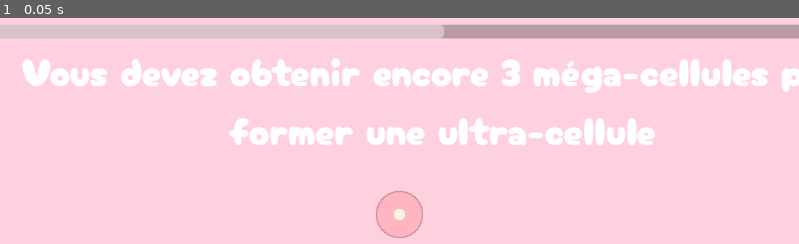
Above: before the commit, frame 1.
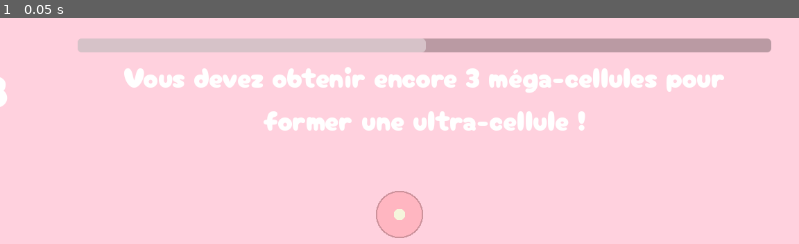
Above: after the commit, the same moment.

Repository: JungoQuentin/Doom2
Game: Godot game, scene res://main.tscn
The game is run twice, just before and just after one commit, with the same random seed, the same clock (stepped at 60 frames per second) and the same inputs.
Inputs:
- Up to frame 1 (0.05 s): no input

The runs differ from the first frame. In frame 1, 19% of the frame differs, in the area x 0-100%, y 3-57%.

Commit message:
feat: clean ui

Diff:
--- /dev/null
+++ b/assets/img/reset-svgrepo-com-click.svg
@@ -0,0 +1,5 @@
+<svg viewBox="0 0 21 21" xmlns="http://www.w3.org/2000/svg" fill="#e2e3e6" stroke="#e2e3e6" stroke-width="1.6800000000000002">
+
+<g id="SVGRepo_bgCarrier" stroke-width="0"></g>
+<g id="SVGRepo_tracerCarrier" stroke-linecap="round" stroke-linejoin="round"></g>
+<g id="SVGRepo_iconCarrier"> <g fill="none" fill-rule="evenodd" stroke="#e2e3e6" stroke-linecap="round" stroke-linejoin="round" transform="matrix(0 1 1 0 2.5 2.5)"> <path d="m3.98652376 1.07807068c-2.38377179 1.38514556-3.98652376 3.96636605-3.98652376 6.92192932 0 4.418278 3.581722 8 8 8s8-3.581722 8-8-3.581722-8-8-8"></path> <path d="m4 1v4h-4" transform="matrix(1 0 0 -1 0 6)"></path> </g> </g></svg>
--- /dev/null
+++ b/assets/img/reset-svgrepo-com-hover.svg
@@ -0,0 +1,5 @@
+<svg viewBox="0 0 21 21" xmlns="http://www.w3.org/2000/svg" fill="#f6f6f9" stroke="#f6f6f9" stroke-width="1.6800000000000002">
+
+<g id="SVGRepo_bgCarrier" stroke-width="0"></g>
+<g id="SVGRepo_tracerCarrier" stroke-linecap="round" stroke-linejoin="round"></g>
+<g id="SVGRepo_iconCarrier"> <g fill="none" fill-rule="evenodd" stroke="#f6f6f9" stroke-linecap="round" stroke-linejoin="round" transform="matrix(0 1 1 0 2.5 2.5)"> <path d="m3.98652376 1.07807068c-2.38377179 1.38514556-3.98652376 3.96636605-3.98652376 6.92192932 0 4.418278 3.581722 8 8 8s8-3.581722 8-8-3.581722-8-8-8"></path> <path d="m4 1v4h-4" transform="matrix(1 0 0 -1 0 6)"></path> </g> </g></svg>
--- /dev/null
+++ b/assets/img/reset-svgrepo-com.svg
@@ -0,0 +1 @@
+<svg viewBox="0 0 21 21" xmlns="http://www.w3.org/2000/svg" fill="#ffffff" stroke="#ffffff" stroke-width="1.6800000000000002"><g id="SVGRepo_bgCarrier" stroke-width="0"></g><g id="SVGRepo_tracerCarrier" stroke-linecap="round" stroke-linejoin="round"></g><g id="SVGRepo_iconCarrier"> <g fill="none" fill-rule="evenodd" stroke="#FFFFFF" stroke-linecap="round" stroke-linejoin="round" transform="matrix(0 1 1 0 2.5 2.5)"> <path d="m3.98652376 1.07807068c-2.38377179 1.38514556-3.98652376 3.96636605-3.98652376 6.92192932 0 4.418278 3.581722 8 8 8s8-3.581722 8-8-3.581722-8-8-8"></path> <path d="m4 1v4h-4" transform="matrix(1 0 0 -1 0 6)"></path> </g> </g></svg>
--- a/main.tscn
+++ b/main.tscn
@@ -1,63 +1,65 @@
-[gd_scene load_steps=5 format=3 uid="uid://dhj1rjgqrc2gj"]
+[gd_scene load_steps=6 format=3 uid="uid://dhj1rjgqrc2gj"]
 
 [ext_resource type="PackedScene" uid="uid://bvot1qpsbbms6" path="res://node_2d.tscn" id="1_ig7tw"]
 [ext_resource type="FontFile" uid="uid://c2evp0lb2lg4v" path="res://assets/fonts/CherryBombOne-Regular.ttf" id="2_0xm2m"]
+[ext_resource type="Texture2D" uid="uid://cchx8b0jtunqm" path="res://assets/img/reset-svgrepo-com.svg" id="3_h2yge"]
+[ext_resource type="Texture2D" uid="uid://dfu821w7yg3yu" path="res://assets/img/reset-svgrepo-com-hover.svg" id="4_1bvp3"]
+[ext_resource type="Texture2D" uid="uid://dwlxksh3ja74w" path="res://assets/img/reset-svgrepo-com-click.svg" id="4_lquwl"]
 
-[node name="Node2D" type="Node2D"]
+[node name="Main" type="Node2D"]
 
-[node name="Node2D" parent="." instance=ExtResource("1_ig7tw")]
+[node name="Game" parent="." instance=ExtResource("1_ig7tw")]
 
-[node name="CanvasLayer" type="CanvasLayer" parent="."]
+[node name="UI" type="CanvasLayer" parent="."]
 
-[node name="MarginContainer" type="MarginContainer" parent="CanvasLayer"]
+[node name="TopBar" type="HBoxContainer" parent="UI"]
 anchors_preset = 10
 anchor_right = 1.0
-offset_bottom = 313.0
+offset_top = 70.0
+offset_bottom = 215.0
 grow_horizontal = 2
-theme_override_constants/margin_left = 50
-theme_override_constants/margin_top = 50
-theme_override_constants/margin_right = 50
-
-[node name="HBoxContainer" type="HBoxContainer" parent="CanvasLayer/MarginContainer"]
-layout_mode = 2
-theme_override_constants/separation = 200
+size_flags_vertical = 0
+theme_override_constants/separation = 100
 alignment = 1
 
-[node name="CenterContainer2" type="MarginContainer" parent="CanvasLayer/MarginContainer/HBoxContainer"]
+[node name="C1" type="MarginContainer" parent="UI/TopBar"]
 layout_mode = 2
-size_flags_horizontal = 3
 
-[node name="TotalCells" type="Label" parent="CanvasLayer/MarginContainer/HBoxContainer/CenterContainer2"]
+[node name="TotalCells" type="Label" parent="UI/TopBar/C1"]
 layout_mode = 2
-size_flags_horizontal = 3
 theme_override_fonts/font = ExtResource("2_0xm2m")
-theme_override_font_sizes/font_size = 72
+theme_override_font_sizes/font_size = 64
 text = "2048"
+horizontal_alignment = 1
 
-[node name="VBoxContainer" type="VBoxContainer" parent="CanvasLayer/MarginContainer/HBoxContainer"]
+[node name="C2" type="VBoxContainer" parent="UI/TopBar"]
 layout_mode = 2
-size_flags_horizontal = 3
 
-[node name="ProgressBar" type="ProgressBar" parent="CanvasLayer/MarginContainer/HBoxContainer/VBoxContainer"]
-custom_minimum_size = Vector2(0, 20)
+[node name="ProgressBar" type="ProgressBar" parent="UI/TopBar/C2"]
+custom_minimum_size = Vector2(1000, 20)
 layout_mode = 2
 value = 50.0
 show_percentage = false
 
-[node name="CurrentGoal" type="Label" parent="CanvasLayer/MarginContainer/HBoxContainer/VBoxContainer"]
-custom_minimum_size = Vector2(1300, 0)
+[node name="CurrentGoal" type="Label" parent="UI/TopBar/C2"]
+custom_minimum_size = Vector2(900, 0)
 layout_mode = 2
+size_flags_horizontal = 4
 theme_override_fonts/font = ExtResource("2_0xm2m")
-theme_override_font_sizes/font_size = 56
-text = "Vous devez obtenir encore 3 méga-cellules pour former une ultra-cellule"
+theme_override_font_sizes/font_size = 40
+text = "Vous devez obtenir encore 3 méga-cellules pour former une ultra-cellule !"
 horizontal_alignment = 1
 autowrap_mode = 2
 
-[node name="CenterContainer" type="MarginContainer" parent="CanvasLayer/MarginContainer/HBoxContainer"]
+[node name="C3" type="MarginContainer" parent="UI/TopBar"]
 layout_mode = 2
-size_flags_horizontal = 3
 
-[node name="Button" type="Button" parent="CanvasLayer/MarginContainer/HBoxContainer/CenterContainer"]
+[node name="Reset" type="TextureButton" parent="UI/TopBar/C3"]
 layout_mode = 2
-size_flags_horizontal = 3
-text = "Reset"
+size_flags_horizontal = 4
+size_flags_vertical = 4
+tooltip_text = "reset"
+texture_normal = ExtResource("3_h2yge")
+texture_pressed = ExtResource("4_lquwl")
+texture_hover = ExtResource("4_1bvp3")
+stretch_mode = 0
Not shown, added: assets/img/reset-svgrepo-com-click.svg.import
Not shown, added: assets/img/reset-svgrepo-com-hover.svg.import
Not shown, added: assets/img/reset-svgrepo-com.svg.import
